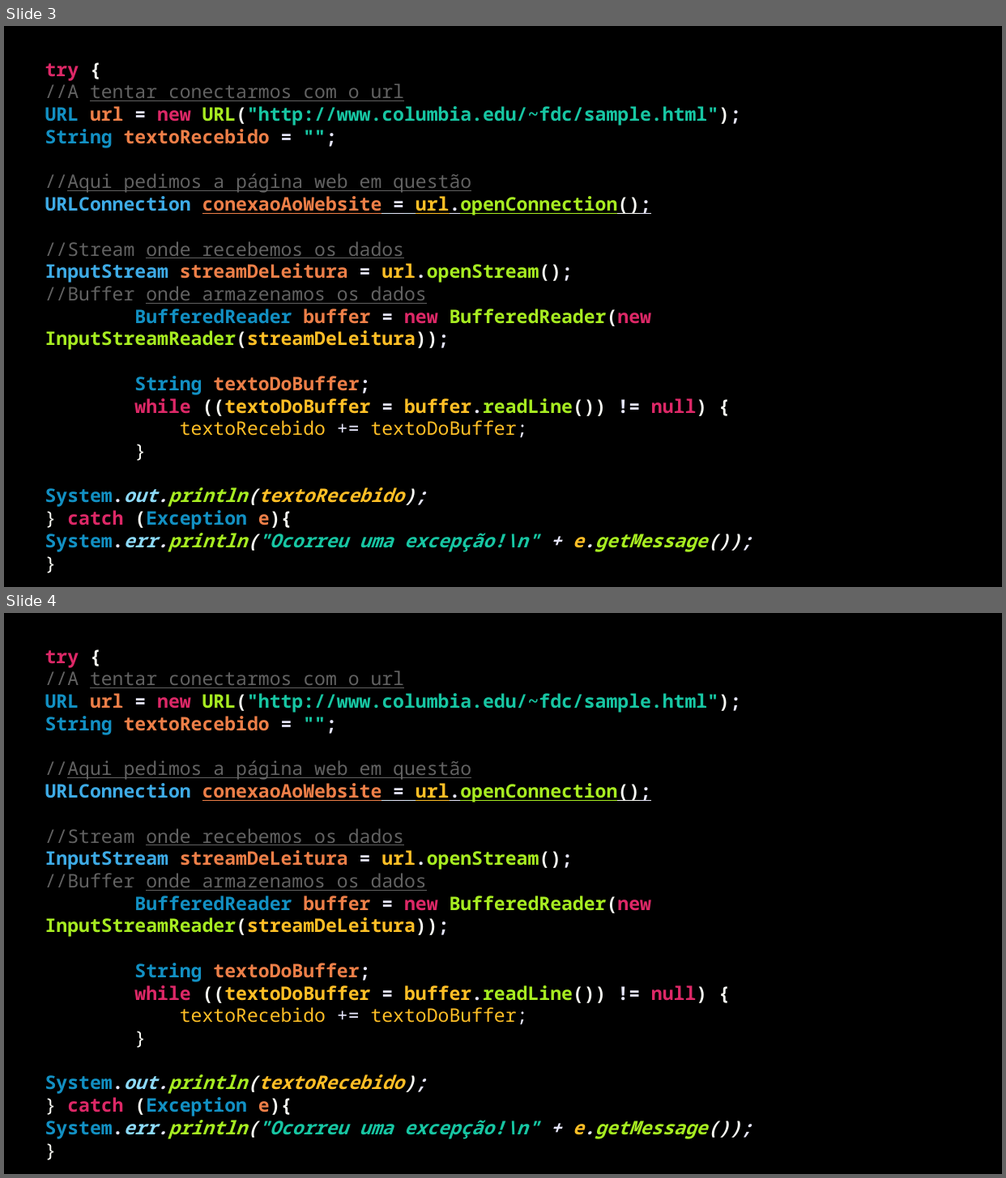
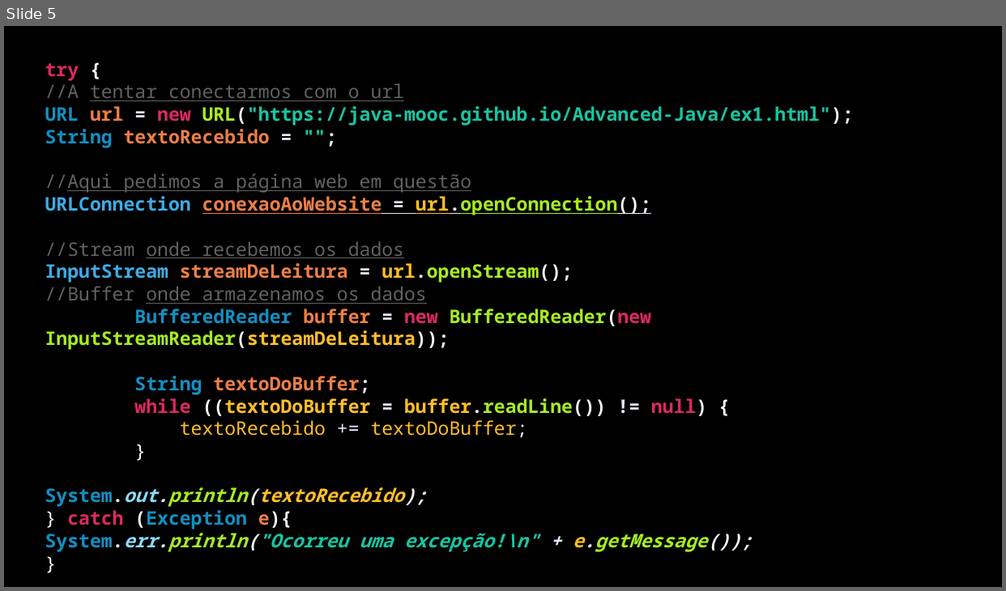
Before and after one commit to Java-Mooc/Advanced-Java, a slide deck: PPT1 - Ligacao a internet.pptx. Shown one above the other, each under a label of ours: slides 3 and 4 before the commit, slide 5 after it. The pictures are 1006x1178 and 1006x591 pixels, drawn with LibreOffice and Linux fonts; fonts in the diff are those of the drawing. Boxes give left, top, right and bottom in pixels: in the first picture for what was removed or moved away, otherwise in the second. Text is boxed around its words. In the diff, an @@ line names an element or a change of style, - is before the commit and + after.

```diff
--- a/PPT1 - Ligacao a internet.pptx
+++ b/PPT1 - Ligacao a internet.pptx
@@ slide 4 removed at box(4, 613, 1002, 1174), background #000000 @@
@@ text removed at box(45, 650, 752, 1139) @@
-try {
-//A tentar conectarmos com o url
-URL url = new URL("http://www.columbia.edu/~fdc/sample.html");
-String textoRecebido = "";
-//Aqui pedimos a página web em questão
-URLConnection conexaoAoWebsite = url.openConnection();
-//Stream onde recebemos os dados
-InputStream streamDeLeitura = url.openStream();
-//Buffer onde armazenamos os dados
-BufferedReader buffer = new BufferedReader(new InputStreamReader(streamDeLeitura));
-String textoDoBuffer;
-while ((textoDoBuffer = buffer.readLine()) != null) {
-textoRecebido += textoDoBuffer;
-}
-System.out.println(textoRecebido);
-} catch (Exception e){
-System.err.println("Ocorreu uma excepção!\n" + e.getMessage());
-}
@@ what was slide 3 is now slide 5 @@
@@ slide 5 changed as well @@
@@ text at box(45, 106, 854, 126): text changed @@
-URL url = new URL("http://www.columbia.edu/~fdc/sample.html");
+URL url = new URL("https://java-mooc.github.io/Advanced-Java/ex1.html");
```
Also in this commit, not shown: 2 other slides changed, 5 slides added, 1 other slide removed, 7 other files.
